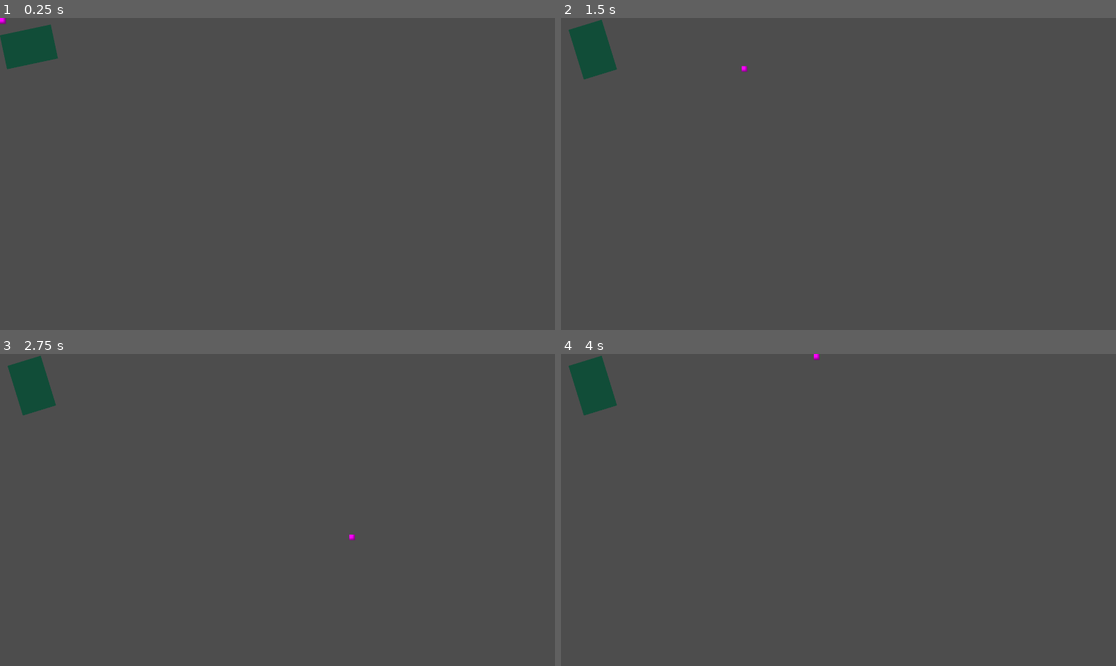
Above: before the commit, frames 1-4 (two rows, left to right).
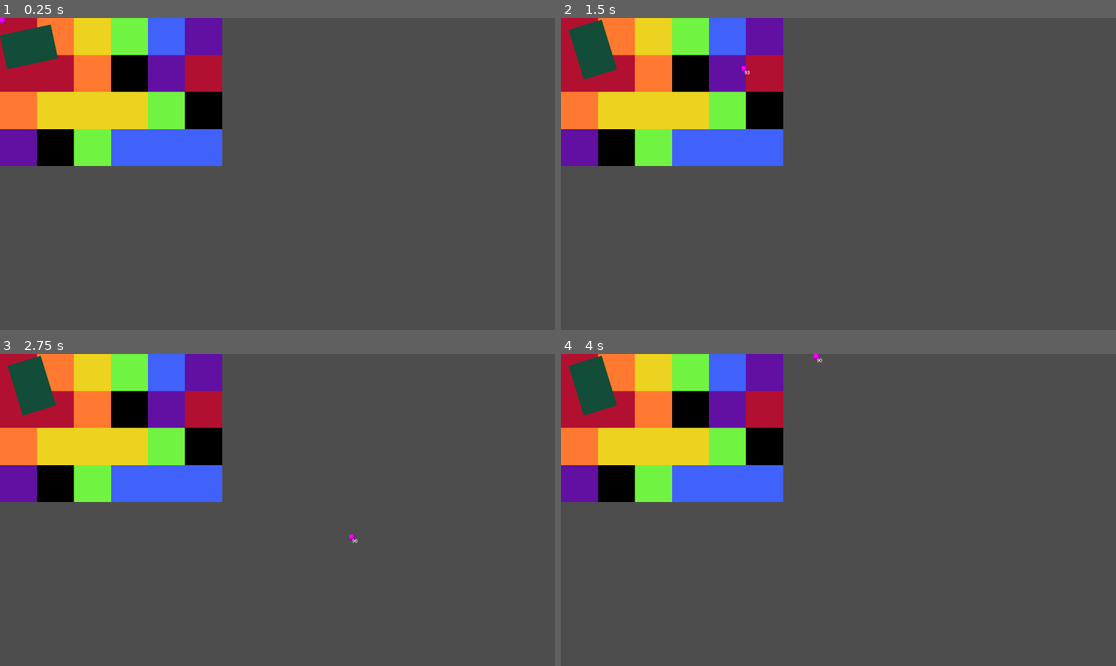
Above: after the commit, the same moments.

Repository: Camden25/team-10-gamecraft-jam
Game: Godot game, scene res://BaseScene.tscn
Same seed, same stepped clock (60 frames per second), same inputs: the game is played once before the commit and once after it.
Inputs:
- Up to frame 1 (0.25 s): no input
- Up to frame 2 (1.5 s): hold D (move_right) 0.53-1.28 s; hold S (move_down) from 1.28 s (still down)
- Up to frame 3 (2.75 s): tap Enter at 2 s; release S (move_down) at 2.03 s; hold D (move_right) from 2.03 s (still down)
- Up to frame 4 (4 s): tap Space at 2.75 s; release D (move_right) at 2.78 s; hold W (move_up) 2.78-3.53 s; hold A (move_left) from 3.53 s (still down)

The runs differ from the first frame. In frame 1, 18% of the frame differs, in the area x 0-41%, y 0-48%; in frame 2, 18%; in frame 3, 18%, in the area x 0-65%, y 0-61%; in frame 4, 18%.

Commit message:
player paint support

Diff:
--- a/Bosses/Scripts/Boss.gd
+++ b/Bosses/Scripts/Boss.gd
@@ -55,23 +55,13 @@
 	$PhaseTransitions.play(str(phase))
 	await $PhaseTransitions.animation_finished
 	active_phase = $Phases.get_children()[phase-1]
-	max_health = active_phase.phase_health
-	health = max_health
+	set_max_health(active_phase.phase_health)
+	set_health(active_phase.phase_health)
 	can_attack = true
-
-func damage_taken(damage):
-	print("damage taken: " + str(damage))
-	health -= damage
-	print("health remaining: " + str(health))
-	if health <= 0:
-		if current_phase_num < phases:
-			waiting_for_new_phase = true
-		else:
-			death()
 
 func death():
 	print("dead")
 	queue_free()
 
 func _on_hurtbox_area_entered(area):
-	damage_taken(area.damage)
+	pass
--- a/Misc/health_character.gd
+++ b/Misc/health_character.gd
@@ -3,25 +3,35 @@
 
 signal on_death
 
-@export var max_health := 100
-var health: int
+@export var _max_health := 100
+var _health: int
 var dead: bool = false
 
 func _init() -> void:
-    health = max_health
+    _health = _max_health
 
 func modify_health(modify_amount: int) -> void:
-    health = clamp(health + modify_amount, 0, max_health)
+    _health = clamp(_health + modify_amount, 0, _max_health)
     death_check()
 
 func set_health(new_health: int) -> void:
-    health = clamp(new_health, 0, max_health)
+    _health = clamp(new_health, 0, _max_health)
     death_check()
+
+func get_health() -> int:
+    return _health
+
+func set_max_health(new_max_health: int) -> void:
+    _max_health = new_max_health
+    _health = clamp(_health, 0, _max_health)
+
+func get_max_health() -> int:
+    return _max_health
 
 func death_check() -> void:
     if dead:
         return
 
-    if health <= 0:
+    if _health <= 0:
         dead = true
         on_death.emit()
--- a/Paint/Scripts/PaintLayer.gd
+++ b/Paint/Scripts/PaintLayer.gd
@@ -12,6 +12,7 @@
 }
 
 func _ready() -> void:
+	add_to_group("paint_layer")
 	for i in range(6):
 		for y in range(4):
 			paint_cell(Vector2i(i, y), colors[i])
--- a/Player/Player.tscn
+++ b/Player/Player.tscn
@@ -15,3 +15,9 @@
 [node name="Sprite2D" type="Sprite2D" parent="."]
 scale = Vector2(20, 20)
 texture = SubResource("PlaceholderTexture2D_q3lat")
+
+[node name="ColorDamageTimer" type="Timer" parent="."]
+
+[node name="HealthLabelTEMP" type="Label" parent="."]
+offset_right = 40.0
+offset_bottom = 23.0
--- a/Player/player.gd
+++ b/Player/player.gd
@@ -2,25 +2,42 @@
 class_name Player
 
 @export var move_speed = 50000
-var move_dir = Vector2()
+var move_dir := Vector2()
 
 @export var knockback_multiplier = 1
-var knockback = Vector2()
+var knockback := Vector2()
 
-var disabled = false
+var disabled := false
 
-var color_index = -1
+var color_index := 0
+var can_take_color_damage := true
+
+var paint_layer: PaintLayer # IF WE DELETE PAINT LAYERS AND REPLACE THEM, CHANGE ME LATER
 
 func _ready() -> void:
 	add_to_group("player")
+	$ColorDamageTimer.wait_time = 0.1
+	$ColorDamageTimer.one_shot = true
+	$ColorDamageTimer.connect("timeout", Callable(self, "_on_timer_timeout"))
+	paint_layer = get_tree().get_first_node_in_group("paint_layer")
 
 func _process(delta) -> void:
+	# Handling for stopping the player going out of the window
 	var window_size = get_window().size  # Get current window size
 	var half_player_size = Vector2(10, 10)  # Adjust based on player sprite size/2
 
 	position.x = clamp(position.x, half_player_size.x, window_size.x - half_player_size.x)
 	position.y = clamp(position.y, half_player_size.y, window_size.y - half_player_size.y)
-	pass
+
+	# Color handling
+	if can_take_color_damage:
+		var color_string := paint_layer.get_color_at_world(position)
+		if color_string == "" or color_string == paint_layer.colors[color_index]:
+			return
+
+		can_take_color_damage = false
+		modify_health(-1)
+		$ColorDamageTimer.start()
 
 func _physics_process(delta) -> void:
 	if disabled:
@@ -33,6 +50,9 @@
 	move_dir = Vector2(0, 0)
 
 	move_and_slide()
+
+func _on_timer_timeout() -> void:
+	can_take_color_damage = true
 
 func get_input() -> void:
 	set_move_dir()
@@ -54,3 +74,7 @@
 	disabled = true
 	visible = false
 	$Hurtbox/CollisionShape2D.disabled = true
+
+func death_check() -> void:
+	super.death_check()
+	$HealthLabelTEMP.text = "%d" % get_health()
--- a/base_scene.gd
+++ b/base_scene.gd
@@ -4,10 +4,12 @@
 #@onready var scene_manager_scene: PackedScene = load("res://RootNodes/SceneManager.tscn")
 @onready var player_scene: PackedScene = load("res://Player/Player.tscn")
 @onready var boss_scene: PackedScene = load("res://Bosses/Scenes/Boss.tscn")
+@onready var color_layer_scene: PackedScene = load("res://Paint/Scenes/PaintLayer.tscn")
 
 func _ready() -> void:
-    #add_child(scene_manager_scene.instantiate())
+    add_child(color_layer_scene.instantiate())
     add_child(player_scene.instantiate())
+
     var boss_instance: Boss = boss_scene.instantiate()
     add_child(boss_instance)
     boss_instance.position = Vector2(100, 100)
